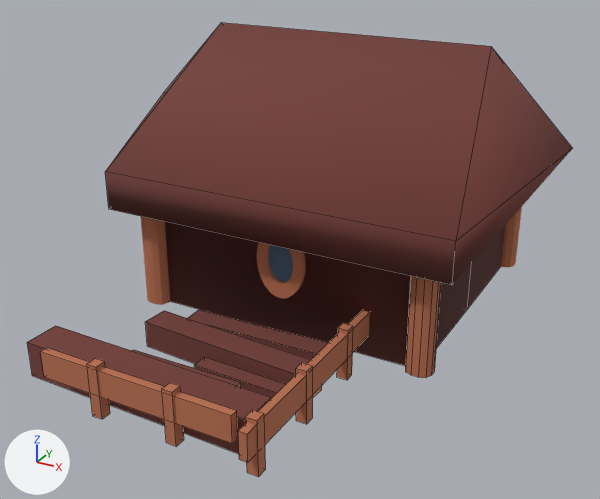
The FBX model Assets/Models/Buildings/woodcuttersHut.fbx as it was, and as the next commit left it.
Before and after are seen from a camera (50 mm lens) standing at (6.03, -13.74, 9.14) and looking at (0.07, -2.9, 3.72). The lights are fixed; the arrows at lower left show +X, +Y and +Z. Mesh edges are drawn as thin lines on the coarser meshes. Where no turn or scale is listed for an object, it has been applied to the vertices.
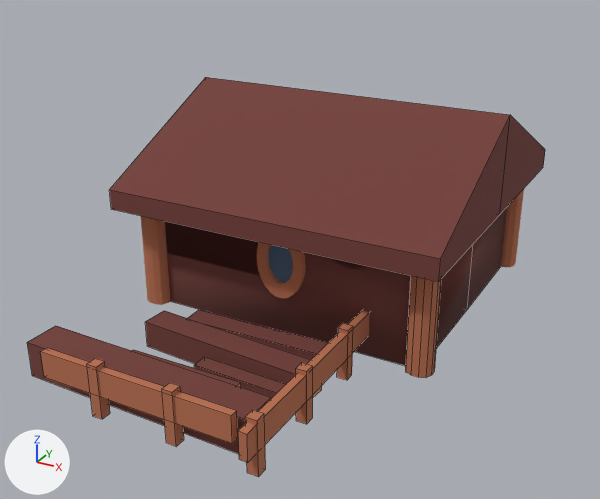
What differs and where, as boxes [x1, y1, x2, y2] in the pictures (600 x 499 px):
'Sciany i dach', deleted (brown)
    before: [105, 23, 573, 366]
'Cube.011', added (brown)
    after: [110, 77, 545, 282]
'sciany', added (brown)
    after: [165, 207, 507, 366]

What the commit changed:
Mesh me_cube is new.
It has 12 vertices, 10 faces and spans x -2.86..2.86, y -2.86..2.86, z -0.01..1.66.
It uses material mat_calymagazyn (picture img_new_col_pal_png).
Mesh me_cube_001_1 is new.
It has 11 vertices, 7 faces and spans x -2.46..2.46, y -2.24..2.24, z 0.0..1.88.
It uses material mat_calymagazyn (picture img_new_col_pal_png).
Object 'Sciany i dach' (ob_sciany_i_dach) is deleted.
Object 'Cube.011' (ob_cube_011) is new; it shows me_cube.
Its location is (-0.08, -1.07, 4.21).
Object 'sciany' (ob_sciany) is new; it shows me_cube_001_1.
Its location is (-0.08, -1.07, 2.36).
